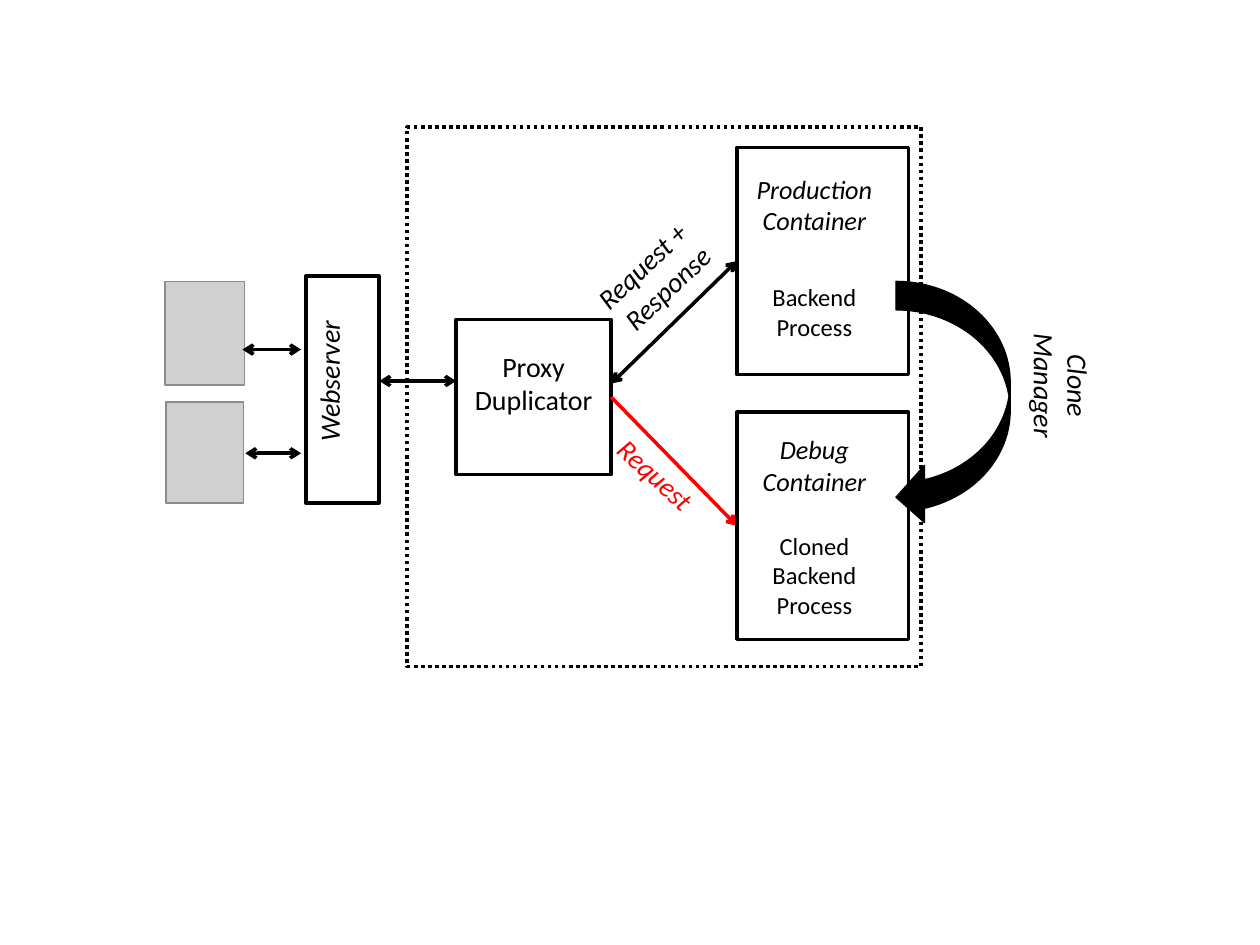
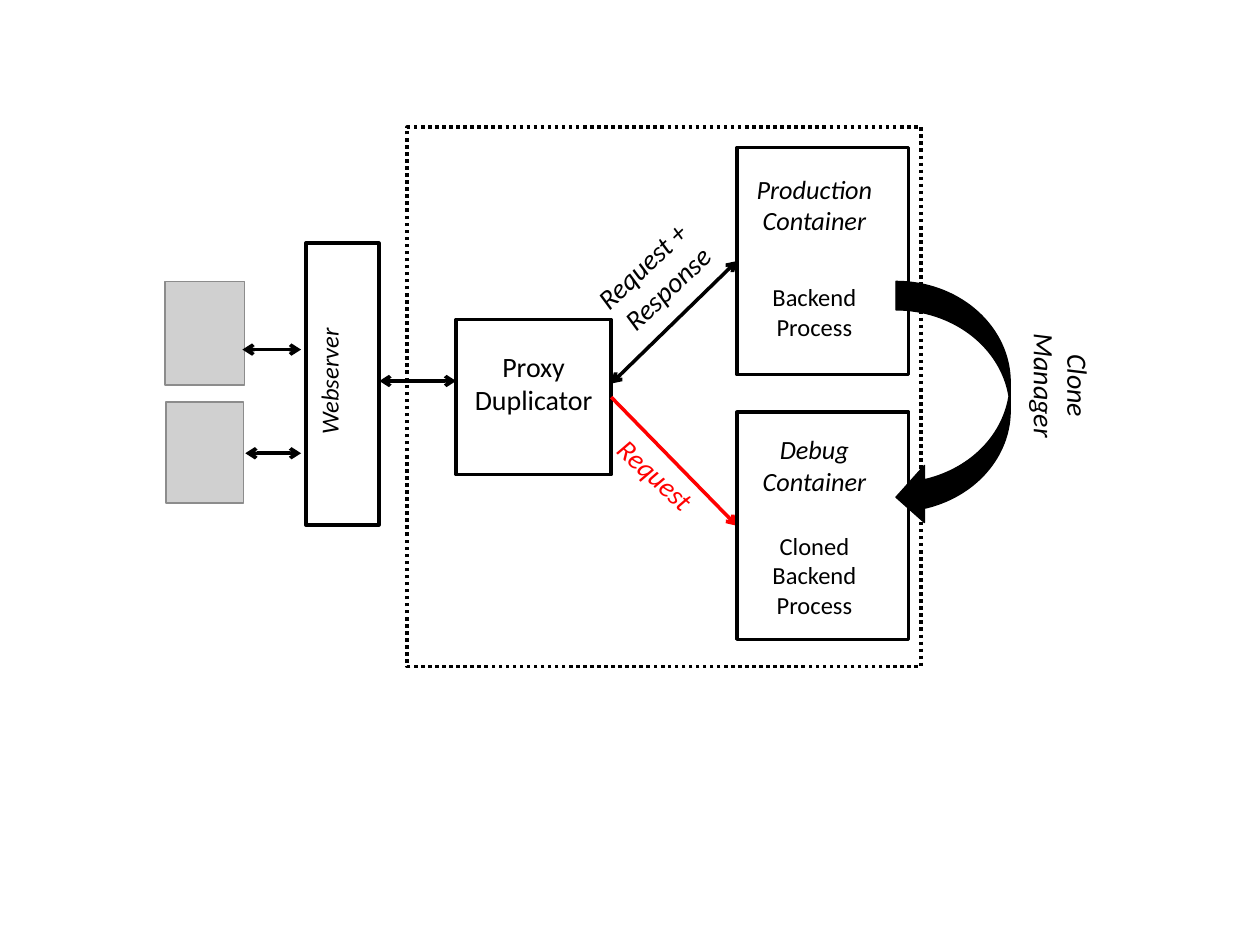
Before and after one commit to nipunarora/parikshan_code, a slide deck: slide 1 of nier/figs/images.pptx. Drawn at 1260x945 pixels with LibreOffice and Linux fonts; fonts in the diff are those of the drawing; grey boxes stand for pictures. Boxes give left, top, right and bottom in pixels: in the first picture for what was removed or moved away, otherwise in the second. Text is boxed around its words. In the diff, an @@ line names an element or a change of style, - is before the commit and + after.

```diff
--- a/nier/figs/images.pptx
+++ b/nier/figs/images.pptx
@@ rectangle: place and size @@
-rectangle at [306,276,379,503]
+rectangle at [306,243,379,525]
@@ text "Webserver" at [315,338,345,431]: size 16 to 14 pt @@
```
Also in this commit, not shown: 12 other files.
